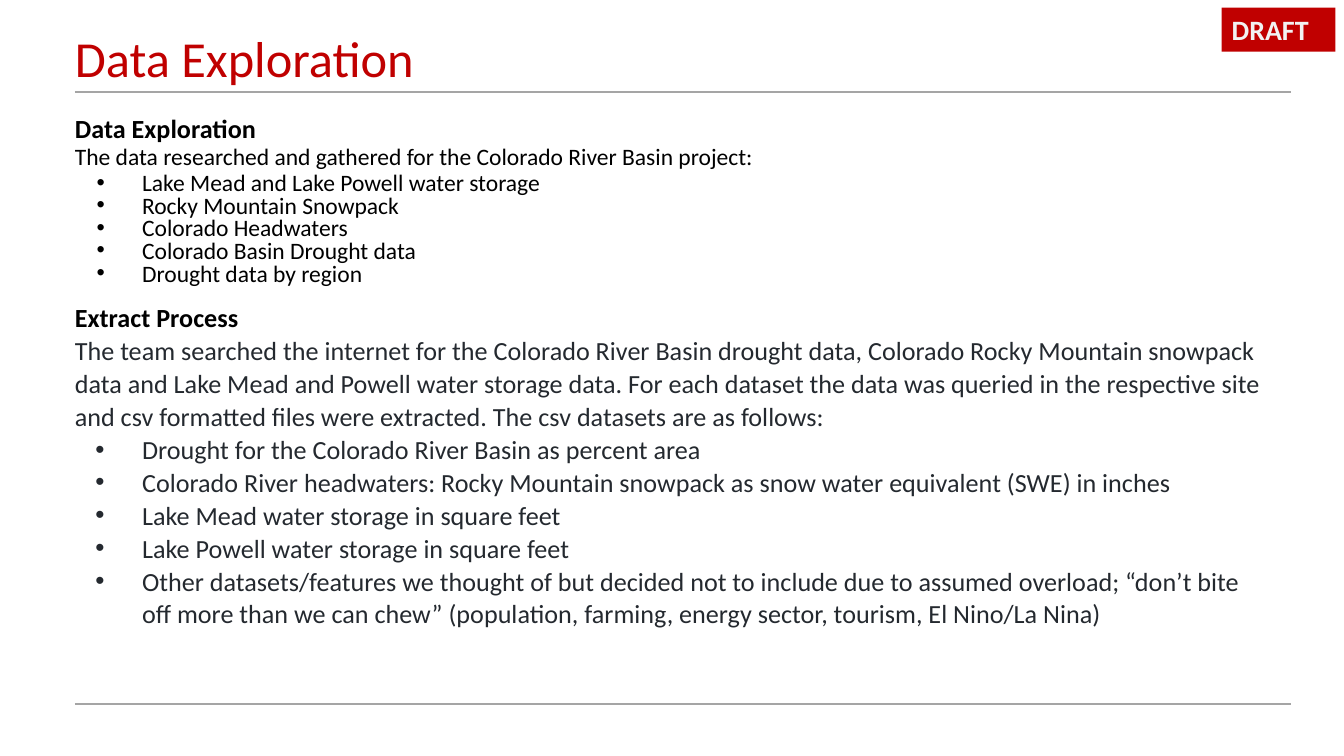
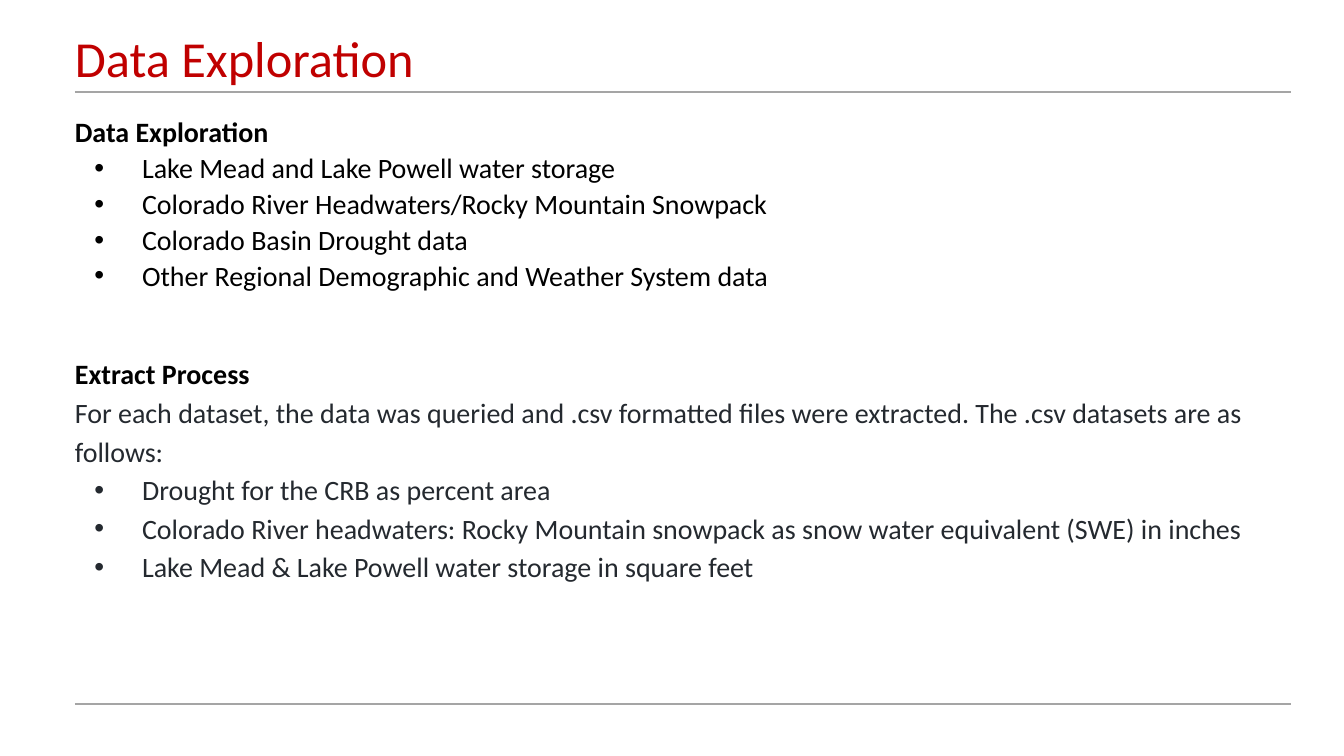
Before and after one commit to Qu3enK/CRBAnalysis_FinalProject, a slide deck: slide 4 of Segment 2/Colorado Basin River Analysis.pptx (slide 3 before the commit). Drawn at 1344x756 pixels with LibreOffice and Linux fonts; fonts in the diff are those of the drawing. Boxes give left, top, right and bottom in pixels: in the first picture for what was removed or moved away, otherwise in the second. Text is boxed around its words. In the diff, an @@ line names an element or a change of style, - is before the commit and + after.

```diff
--- a/Segment 2/Colorado Basin River Analysis.pptx
+++ b/Segment 2/Colorado Basin River Analysis.pptx
@@ rectangle removed at <box>1222,8,1336,52</box> @@
-DRAFT
@@ text at <box>75,148,752,169</box>: paragraph removed @@
-The data researched and gathered for the Colorado River Basin project:
@@ text at <box>75,122,1240,544</box>: size 14 to 15 pt in "Data Exploration", "Extract Process", "Colorado River headwaters: Rocky Mountain snowpack as ..."; size 12.6 to 15 pt in "Lake Mead and Lake Powell water storage", "Colorado Basin Drought data"; line spacing 0.8 to 0.9; indent changed; more space between paragraphs; line spacing 1.05 to 1.15 @@
@@ text at <box>142,194,767,219</box>: text changed; size 12.6 to 15 pt @@
-• Rocky Mountain Snowpack
-• Colorado Headwaters
+• Colorado River Headwaters/Rocky Mountain Snowpack
@@ text at <box>142,266,768,291</box>: text changed; size 12.6 to 15 pt @@
-• Drought data by region
+• Other Regional Demographic and Weather System data
@@ text at <box>75,403,1241,505</box>: text changed; size 14 to 15 pt @@
-The team searched the internet for the Colorado River Basin drought data, Colorado Rocky Mountain snowpack data and Lake Mead and Powell water storage data. For each dataset the data was queried in the respective site
-and csv formatted files were extracted. The csv datasets are as follows:
-• Drought for the Colorado River Basin as percent area
+For each dataset, the data was queried and .csv formatted files were extracted. The .csv datasets are as follows:
+• Drought for the CRB as percent area
@@ text at <box>142,557,753,582</box>: text changed; size 14 to 15 pt @@
-• Lake Mead water storage in square feet
-• Lake Powell water storage in square feet
-• Other datasets/features we thought of but decided not to include due to assumed overload; “don’t bite off more than we can chew” (population, farming, energy sector, tourism, El Nino/La Nina)
+• Lake Mead & Lake Powell water storage in square feet
```
Also in this commit, not shown: 6 other slides changed, 4 slides added, 1 slide removed, 3 other files.
